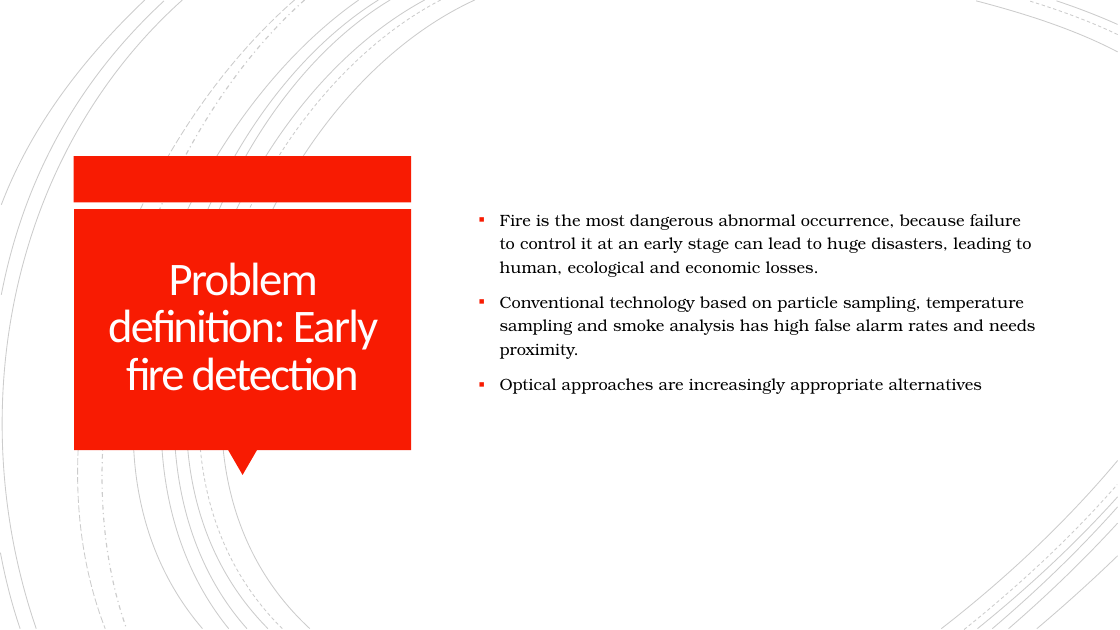
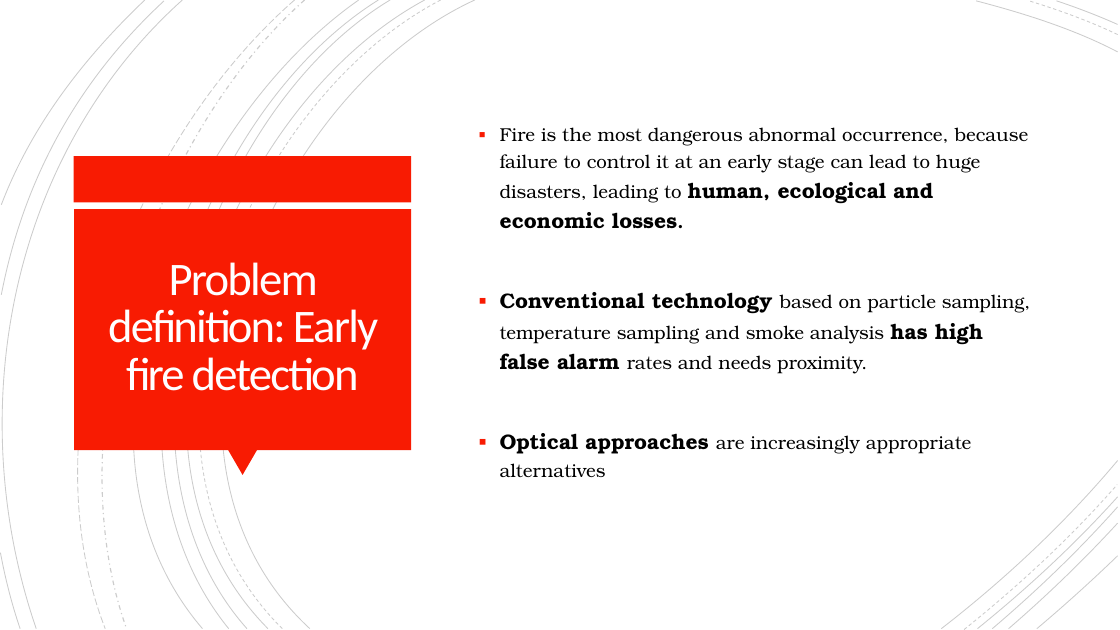
Before and after one commit to Kaoutar-Nahli/Early-Fire-Detection, a slide deck: slide 2 of deep-learning-fire-detection.pptx. Drawn at 1120x630 pixels with LibreOffice and Linux fonts; fonts in the diff are those of the drawing. Boxes give left, top, right and bottom in pixels: in the first picture for what was removed or moved away, otherwise in the second. Text is boxed around its words. In the diff, an @@ line names an element or a change of style, - is before the commit and + after.

Commit message:
presentation completed, too much text

```diff
--- a/deep-learning-fire-detection.pptx
+++ b/deep-learning-fire-detection.pptx
@@ text "Fire is the most dangerous ..." at [500, 127, 1030, 477]: size 14 to 16 pt in "Fire is the most dangerous abnormal occurrence, ...", "based on particle sampling, temperature sampling and ...", "are increasingly appropriate alternatives"; size 14 to 18 pt, bold on in "human, ecological and economic losses.", "Conventional technology has high false alarm", "Optical approaches" @@
```
Also in this commit, not shown: 11 other slides changed, 8 slides added, 7 slides removed.
